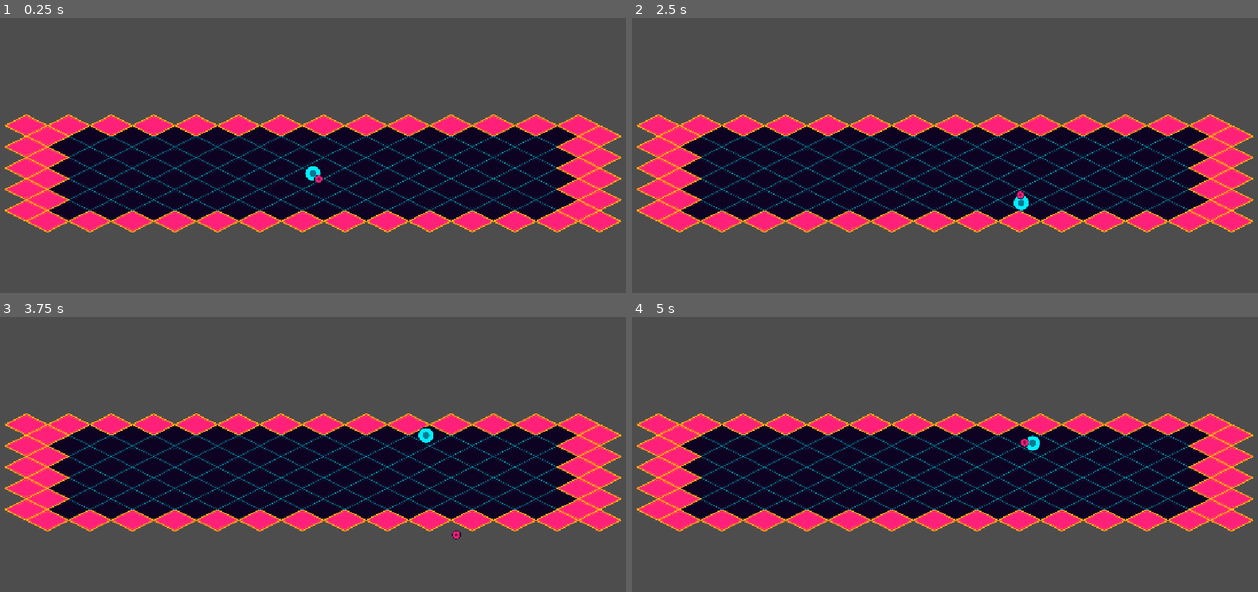
Above: before the commit, frames 1-4 (two rows, left to right).
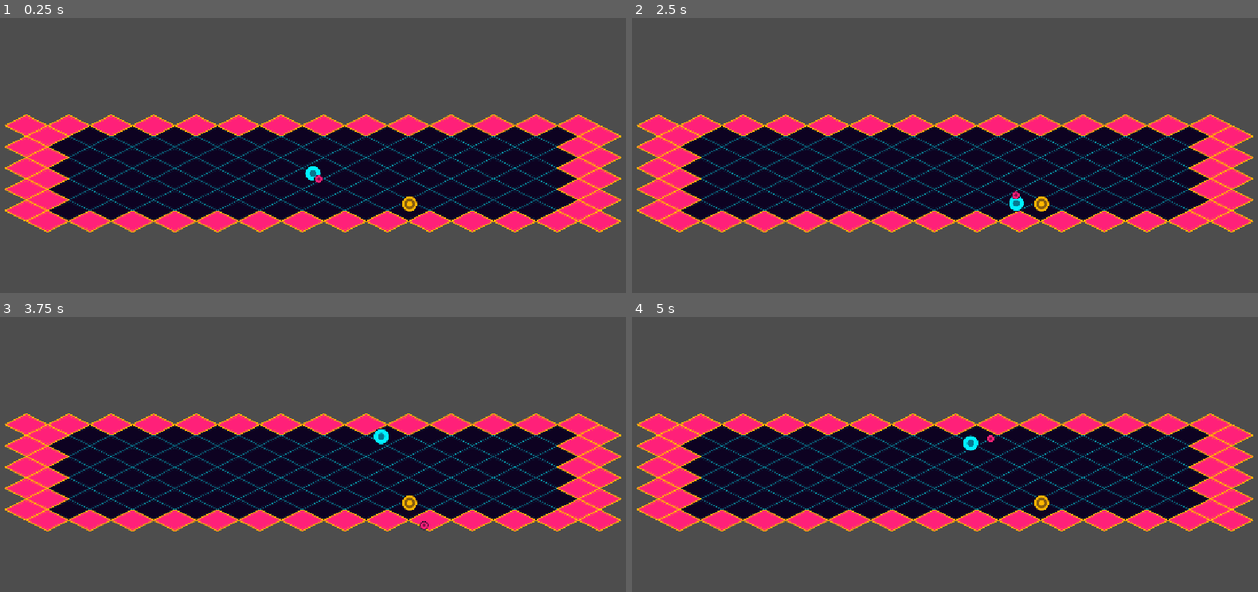
Above: after the commit, the same moments.

Repository: valeroman/Discus-Maximus
Game: Godot game, scene res://levels/test_arena.tscn
Same seed, same stepped clock (60 frames per second), same inputs: the game is played once before the commit and once after it. The project has no main scene, so this scene is started directly.
Inputs (mouse positions are in pixels of both pictures, inside the frame that each line leads up to):
- Up to frame 1 (0.25 s): no input
- Up to frame 2 (2.5 s): tap Enter at 0.5 s; move the mouse to (1082, 155) at 0.52 s; hold D (move_right) 0.53-1.28 s; hold Shift (block) 0.53-1.28 s; move the mouse to (819, 191) at 1.27 s; hold S (move_down) 1.28-2.03 s; tap Space (dash) at 1.35, 2 s; move the mouse to (1007, 95) at 2.02 s; hold D (move_right) from 2.03 s (still down); right-click (1007, 95) at 2.1 s
- Up to frame 3 (3.75 s): move the mouse to (281, 545) at 2.77 s; release D (move_right) at 2.78 s; hold W (move_up) 2.78-3.53 s; click (281, 545) at 2.85 s; move the mouse to (507, 526) at 3.52 s; hold A (move_left) from 3.53 s (still down); hold Shift (block) from 3.53 s (still down)
- Up to frame 4 (5 s): keep holding A (move_left); move the mouse to (750, 418) at 4.27 s; release Shift (block) at 4.28 s; tap Space (dash) at 4.35 s

The runs differ from the first frame. In frame 1, 0.1% of the frame differs, in the area x 64-67%, y 64-71%; in frame 2, 0.3%; in frame 3, 0.4%, in the area x 59-74%, y 40-81%; in frame 4, 0.4%.

Commit message:
feat: Mark spec 13 as Implemented and finalize editor-generated resource files
Fixes Player group registration (groups must be in the [node] header, not
the body) so TrainingDummy can find the player via get_first_node_in_group.
Adds Godot-generated .uid/.import sidecar files and repositions
TrainingDummy in test_arena.tscn to a spot clear of the wall ring.

Co-Authored-By: Claude Sonnet 5 <noreply@anthropic.com>

Diff:
--- a/entities/player/player.tscn
+++ b/entities/player/player.tscn
@@ -11,11 +11,10 @@
 [sub_resource type="CircleShape2D" id="CircleShape2D_shield"]
 radius = 16.0
 
-[node name="Player" type="CharacterBody2D" unique_id=1930510214]
+[node name="Player" type="CharacterBody2D" unique_id=1930510214 groups=["player"]]
 collision_mask = 54
 script = ExtResource("2_script")
 stats = ExtResource("3_stats")
-groups = ["player"]
 
 [node name="Sprite2D" type="Sprite2D" parent="." unique_id=294300597]
 texture = ExtResource("1_sprite")
--- a/levels/test_arena.tscn
+++ b/levels/test_arena.tscn
@@ -1,7 +1,8 @@
 [gd_scene format=4 uid="uid://ec2ak51ug4se"]
 
 [ext_resource type="TileSet" uid="uid://bslnw1jj44yqu" path="res://assets/tiles/test_arena_tileset.tres" id="1_tileset"]
-[ext_resource type="PackedScene" path="res://entities/player/player.tscn" id="2_player"]
+[ext_resource type="PackedScene" uid="uid://dlscsvps116af" path="res://entities/player/player.tscn" id="2_player"]
+[ext_resource type="PackedScene" path="res://entities/enemies/training_dummy.tscn" id="3_training_dummy"]
 
 [node name="TestArena" type="Node2D" unique_id=1410201340]
 
@@ -20,3 +21,6 @@
 
 [node name="Player" parent="." unique_id=1893335592 instance=ExtResource("2_player")]
 position = Vector2(928, 176)
+
+[node name="TrainingDummy" parent="." unique_id=1905780954 instance=ExtResource("3_training_dummy")]
+position = Vector2(1219, 268)
Not shown, added: assets/enemies/training_dummy_placeholder.svg.import
Not shown, added: assets/projectile/projectile_placeholder.svg.import
Not shown, added: entities/enemies/training_dummy.gd.uid
Not shown, added: entities/projectile/projectile.gd.uid
Not shown, added: entities/projectile/projectile_data.gd.uid
Not shown, changed: specs/13-proyectil-generico-training-dummy.md
